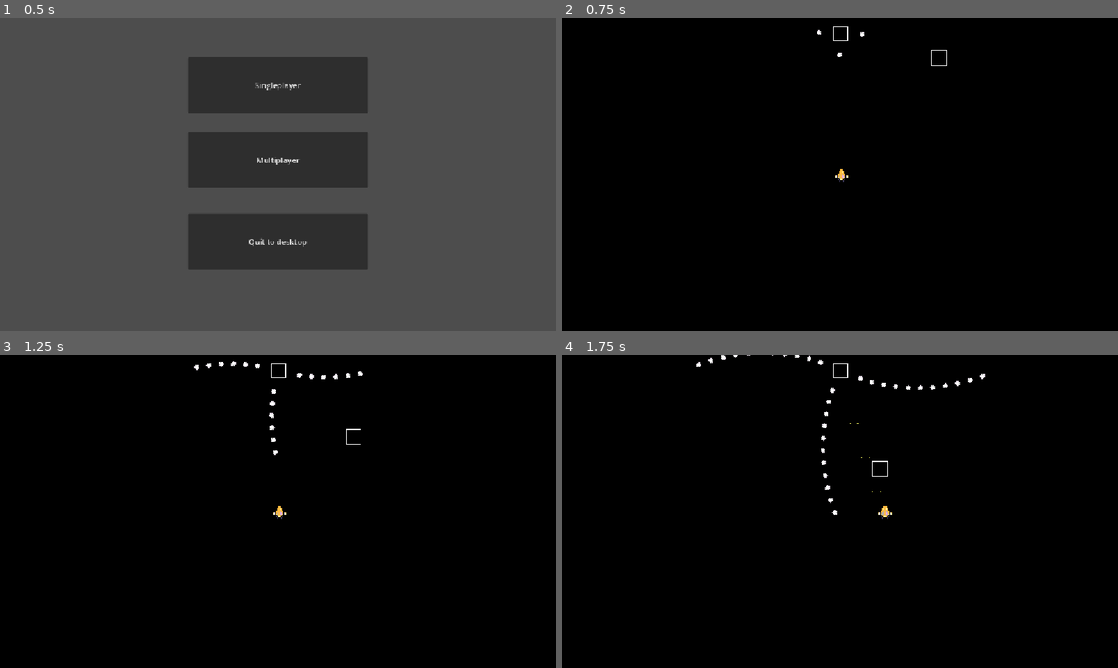
Above: before the commit, frames 1-4 (two rows, left to right).
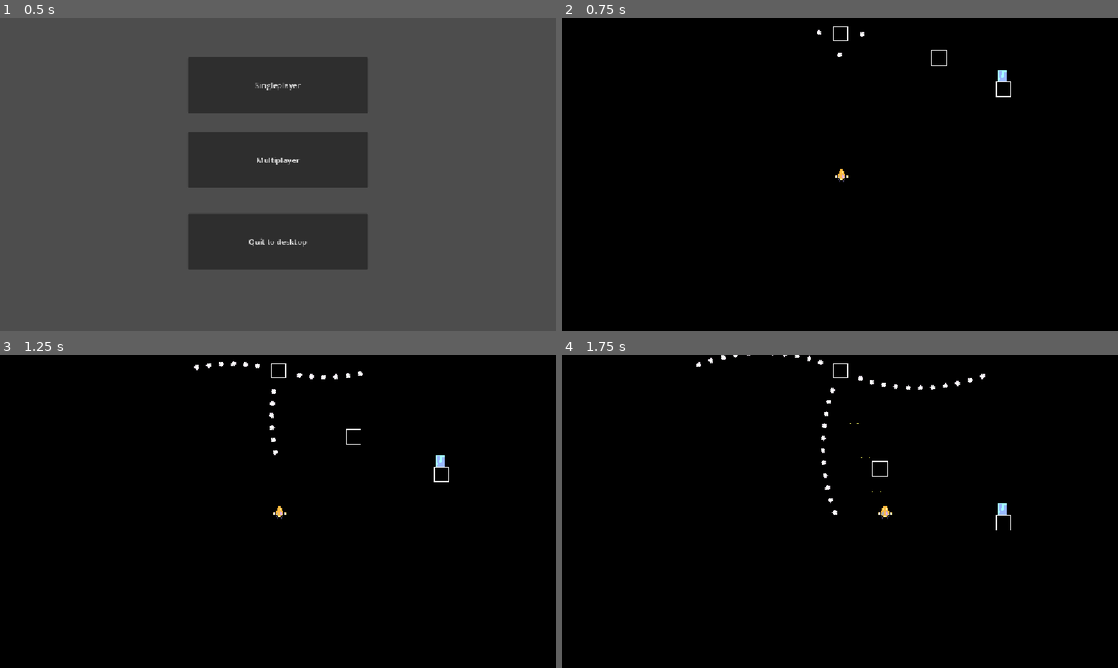
Above: after the commit, the same moments.

Repository: Draftier/Geometric-Invasion-CSS-497
Game: Godot game, scene res://scenes/main_menu.tscn
Same seed, same stepped clock (60 frames per second), same inputs: the game is played once before the commit and once after it.
Inputs:
- Up to frame 1 (0.5 s): no input
- Up to frame 2 (0.75 s): click "Singleplayer" at 0.5 s
- Up to frame 3 (1.25 s): no input
- Up to frame 4 (1.75 s): hold Right (right) from 1.28 s (still down); hold Z (shoot) from 1.28 s (still down)

Frame 1 is identical in both runs. In frame 2, less than 0.1% of the frame differs, in the area x 78-81%, y 16-26%; in frame 3, 0.1%, in the area x 78-81%, y 32-41%; in frame 4, less than 0.1%.

Commit message:
Made fixed shoot point enemy
- Removed original highly coupled enemy class
- Added fixed shoot point scene with new gun sprite
- Removed redundant variables from shoot point class

Diff:
--- /dev/null
+++ b/geometric-invasion/scenes/fixed_shoot_enemy.tscn
@@ -0,0 +1,44 @@
+[gd_scene format=3 uid="uid://bpouseiggfiit"]
+
+[ext_resource type="PackedScene" uid="uid://cp837cm6qinkj" path="res://scenes/enemy.tscn" id="1_rsql2"]
+[ext_resource type="Shader" uid="uid://cqv7cjdn8x0b5" path="res://shaders/flash.tres" id="2_ewk4g"]
+[ext_resource type="Script" uid="uid://ymhw8e3m6rtc" path="res://scripts/enemy/fixed_shoot_enemy.gd" id="2_it82r"]
+[ext_resource type="Texture2D" uid="uid://c385nsnydbv5l" path="res://assets/sprites/enemy_gun.png" id="3_it82r"]
+[ext_resource type="PackedScene" uid="uid://c6x6lwc5i2t0i" path="res://scenes/ShootPoint.tscn" id="4_rsql2"]
+
+[sub_resource type="RectangleShape2D" id="RectangleShape2D_8tegq"]
+size = Vector2(14, 11)
+
+[sub_resource type="ShaderMaterial" id="ShaderMaterial_tvfqf"]
+resource_local_to_scene = true
+shader = ExtResource("2_ewk4g")
+shader_parameter/Color = Color(1, 1, 1, 1)
+shader_parameter/Progress = 1.0
+
+[node name="Enemy" unique_id=1367146779 instance=ExtResource("1_rsql2")]
+script = ExtResource("2_it82r")
+bullet = null
+shoot_timer_wait_time = 0.0
+speed = 10
+direction = ""
+equation = "None"
+
+[node name="CollisionShape2D" parent="." index="0" unique_id=1199752919 groups=["enemy"]]
+
+[node name="CollisionShape2D2" type="CollisionShape2D" parent="." index="1" unique_id=1657096143]
+position = Vector2(-1, -13.5)
+shape = SubResource("RectangleShape2D_8tegq")
+
+[node name="Sprite2D" parent="." index="2" unique_id=1252295741]
+material = SubResource("ShaderMaterial_tvfqf")
+
+[node name="Sprite2D2" type="Sprite2D" parent="." index="3" unique_id=1532253900]
+position = Vector2(-1, -16)
+texture = ExtResource("3_it82r")
+
+[node name="ShootPoint" parent="." index="6" unique_id=1529614615 instance=ExtResource("4_rsql2")]
+position = Vector2(0, -23)
+
+[node name="ShootTimer" type="Timer" parent="." index="7" unique_id=798429376]
+
+[connection signal="timeout" from="ShootTimer" to="." method="_on_shoot_timer_timeout"]
--- a/geometric-invasion/scenes/game.tscn
+++ b/geometric-invasion/scenes/game.tscn
@@ -6,7 +6,9 @@
 [ext_resource type="PackedScene" uid="uid://cjye6s0e01omf" path="res://scenes/level_manager.tscn" id="2_gee14"]
 [ext_resource type="Texture2D" uid="uid://dhr2fi5xwbms0" path="res://assets/sprites/dark_blue.png" id="3_p57ef"]
 [ext_resource type="Texture2D" uid="uid://bvt77d3gapc08" path="res://assets/sprites/background_1.png" id="4_lbhrr"]
+[ext_resource type="PackedScene" uid="uid://bpouseiggfiit" path="res://scenes/fixed_shoot_enemy.tscn" id="6_gee14"]
 [ext_resource type="PackedScene" uid="uid://cu4vxxsdf4l7r" path="res://scenes/rotater_shoot_enemy.tscn" id="8_gee14"]
+[ext_resource type="PackedScene" uid="uid://d02ey725i8t81" path="res://scenes/obstacle_bullet_base.tscn" id="9_0tnpc"]
 
 [sub_resource type="TileSetAtlasSource" id="TileSetAtlasSource_iywne"]
 texture = ExtResource("4_lbhrr")
@@ -73,9 +75,17 @@
 position = Vector2(300, 9)
 shape = SubResource("RectangleShape2D_iywne")
 
-[node name="Enemy" parent="." unique_id=1367146779 instance=ExtResource("1_0tnpc")]
+[node name="Enemy" parent="." unique_id=848328079 instance=ExtResource("1_0tnpc")]
 position = Vector2(103, -137)
 
 [node name="Rotater_Shoot_Enemy" parent="." unique_id=1705948068 instance=ExtResource("8_gee14")]
 position = Vector2(-1, -146)
 rotate_speed = 20
+
+[node name="Enemy2" parent="." unique_id=1367146779 instance=ExtResource("6_gee14")]
+position = Vector2(168, -105)
+bullet = ExtResource("9_0tnpc")
+shoot_timer_wait_time = 0.5
+speed = 100
+direction = "down"
+equation = ""
--- a/geometric-invasion/scripts/ShootPoint/shoot_point.gd
+++ b/geometric-invasion/scripts/ShootPoint/shoot_point.gd
@@ -1,7 +1,5 @@
 class_name ShootPoint
 extends Node2D
-
-const PLAYER_BULLET = preload("uid://iie43arv0boo")
 @export var stats : ShootPointStats
 @onready var level_manager = get_tree().get_first_node_in_group("level_manager")
 
--- a/geometric-invasion/scripts/enemy/enemy.gd
+++ /dev/null
@@ -1,81 +0,0 @@
-#class_name basic_enemy
-#extends Area2D
-#
-## TODO Make it so that bullet scenes can be varied
-## TODO Tie many variables to a class that inherits some variables, but has things like a rotater
-## TODO Consider making pathing based on set mathematical directions given by resources since pathing could get painful
-## Depending on how levels are going to be designed
-#
-## Take in a bullet scene the enemy should shoot
-#const bullet_scene = preload("res://scenes/obstacle_bullet_base.tscn")
-#
-## Initialize the shoot timer and rotater at ready
-#@onready var shoot_timer = $ShootTimer
-#@onready var rotater = $Rotater
-#
-## Allow shooter and rotater values to be edited in editor to add easier time for editing enemy behavior
-## Consider making a class and resources that have different values for specific enemy types
-#@export var rotate_speed : int = 500
-#@export var shooter_timer_wait_time : float = 0.1
-#@export var spawn_point_count = 4
-#@export var radius = 16
-#@export var move_speed = 10
-#@export var movement : String
-#@export var distance_to_move : float
-#@export var is_rotate_shoot : bool = true
-#
-#@export var health = 100
-#
-#
-#@onready var manager = get_tree().get_first_node_in_group("level_manager")
-#
-#func _ready() -> void:
-	## Calculate the step distance between each spawn point around the enemy
-	#var step = 2 * PI / spawn_point_count
-	#
-	## Create a spawn_point at each rotated distance
-	#for i in range (spawn_point_count):
-		#var spawn_point = Node2D.new()
-		#var pos = Vector2(radius, 0).rotated(step * i)
-		#spawn_point.position = pos
-		#spawn_point.rotation = pos.angle()
-		#rotater.add_child(spawn_point)
-		#
-	## Initialize the wait time to control fire rate
-	#shoot_timer.wait_time = shooter_timer_wait_time
-	#
-	## Start the timer
-	#shoot_timer.start()
-	#
-#func _process(delta: float) -> void:
-	#if is_rotate_shoot:
-		#rotate_pivot(delta)
-#
-## Function to calculate health and hit upon getting hit by player bullet
-#func take_damage() -> void:
-	## Subtract one  health
-	#health -= 1
-	#
-	## If health zero then free
-	#if health <= 0:
-		#queue_free()
-	## If health not zero then set progress of flash shader
-	#var tween = create_tween()
-	#tween.tween_property($Sprite2D.material, 'shader_parameter/Progress', 0.0, 0.01)
-	#tween.tween_property($Sprite2D.material, 'shader_parameter/Progress', 1.0, 0.02)
-#
-## Each time timer goes out shoot a bullet for each bullet spawn point in scene
-#func _on_shoot_timer_timeout() -> void:
-	#for s in rotater.get_children():
-		#var bullet = manager.pull_from_pool("enemy") as Bullet
-		##var bullet = bullet_scene.instantiate()
-		##get_tree().root.add_child(bullet)
-		#bullet.speed = 250
-		#bullet.position = s.global_position
-		#bullet.rotation = s.global_rotation
-#
-#func rotate_pivot(delta) -> void:
-	## Calculate new rotations for the pivot(rotater) each frame
-	#var new_rotation = rotater.rotation_degrees + rotate_speed * delta
-	## Apply the rotate to the rotater, make sure to use float modulo to wrap around 360
-	#rotater.rotation_degrees = fmod(new_rotation, 360)
--- /dev/null
+++ b/geometric-invasion/scripts/enemy/fixed_shoot_enemy.gd
@@ -0,0 +1,28 @@
+extends "res://scripts/enemy/base_enemy.gd"
+
+# Set shoot timer
+@onready var shoot_point = $ShootPoint
+@onready var shoot_timer = $ShootTimer
+
+# Exported values
+@export var bullet : PackedScene
+@export var shoot_timer_wait_time : float
+
+
+func _ready() -> void:
+	# Initialize base values
+	super._ready()
+
+	# Initialize fire rate timers
+	shoot_timer.wait_time = shoot_timer_wait_time
+
+	shoot_timer.start()
+
+func _process(delta: float) -> void:
+	# Do parent class move function
+	super.move_body(delta)
+
+
+func _on_shoot_timer_timeout() -> void:
+	print("fire")
+	shoot_point.shoot()
--- a/geometric-invasion/scripts/enemy/pathed_enemy.gd
+++ /dev/null
@@ -1,15 +0,0 @@
-#extends "enemy.gd"
-#
-#@export var path : PathFollow2D
-#@export var free_on_path_complete : bool = false
-#
-#func _process(delta: float) -> void:
-	## Have the enemy follow a path at a certain speed
-	#path.progress_ratio += delta * move_speed / 8
-	#
-	## Rotate the pivot
-	#rotate_pivot(delta)
-	#
-	## When path done follow free the enemy
-	#if path.progress_ratio >= 1.0 and free_on_path_complete:
-		#queue_free()
Binary file added: geometric-invasion/assets/sprites/enemy_gun.png
Not shown, added: geometric-invasion/assets/sprites/enemy_gun.png.import
Not shown, removed: geometric-invasion/scripts/enemy/enemy.gd.uid
Not shown, added: geometric-invasion/scripts/enemy/fixed_shoot_enemy.gd.uid
Not shown, removed: geometric-invasion/scripts/enemy/pathed_enemy.gd.uid
